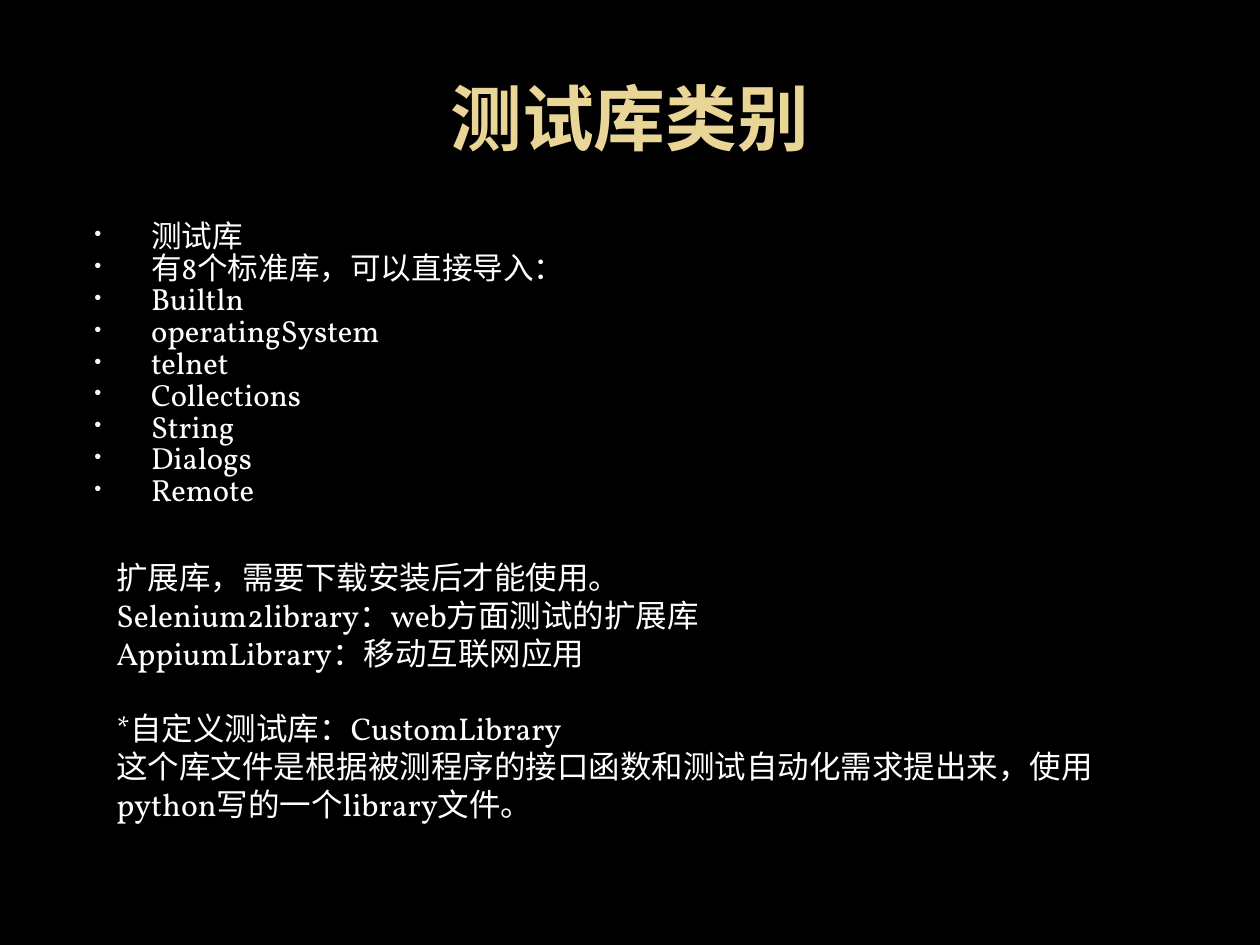
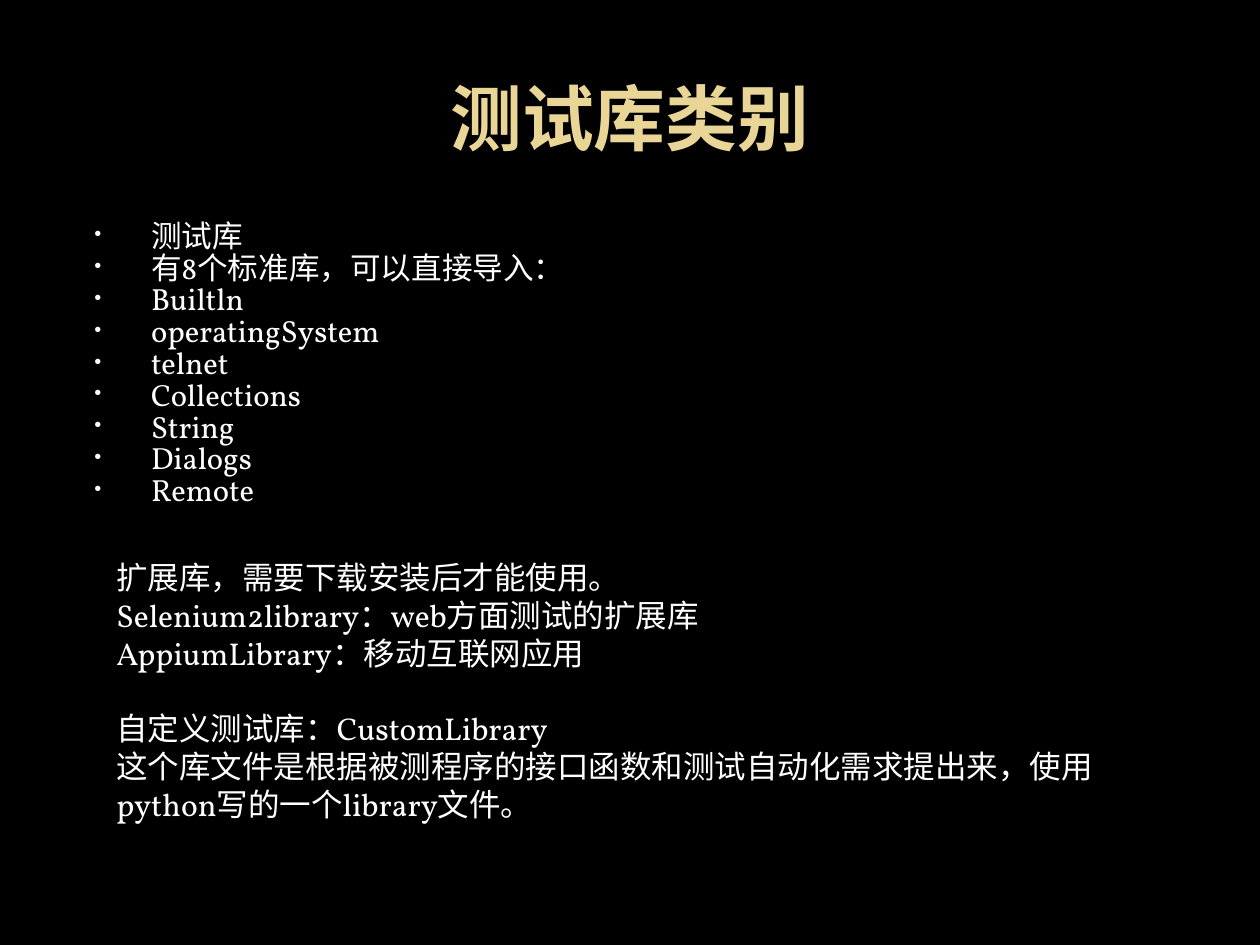
Before and after one commit to elvis2workspace/OPython, a slide deck: slide 14 of 自动化安装包/移动互联网事业部测试自动化实施方案介绍_张修海.pptx. Drawn at 1260x945 pixels with LibreOffice and Linux fonts; fonts in the diff are those of the drawing; background and template pictures are left out. Boxes give left, top, right and bottom in pixels: in the first picture for what was removed or moved away, otherwise in the second. Text is boxed around its words. In the diff, an @@ line names an element or a change of style, - is before the commit and + after.

```diff
--- a/自动化安装包/移动互联网事业部测试自动化实施方案介绍_张修海.pptx
+++ b/自动化安装包/移动互联网事业部测试自动化实施方案介绍_张修海.pptx
@@ text at [116, 713, 547, 748]: text changed @@
-*自定义测试库：CustomLibrary
+自定义测试库：CustomLibrary
```
Also in this commit, not shown: 7 other slides changed, 6 other files.
